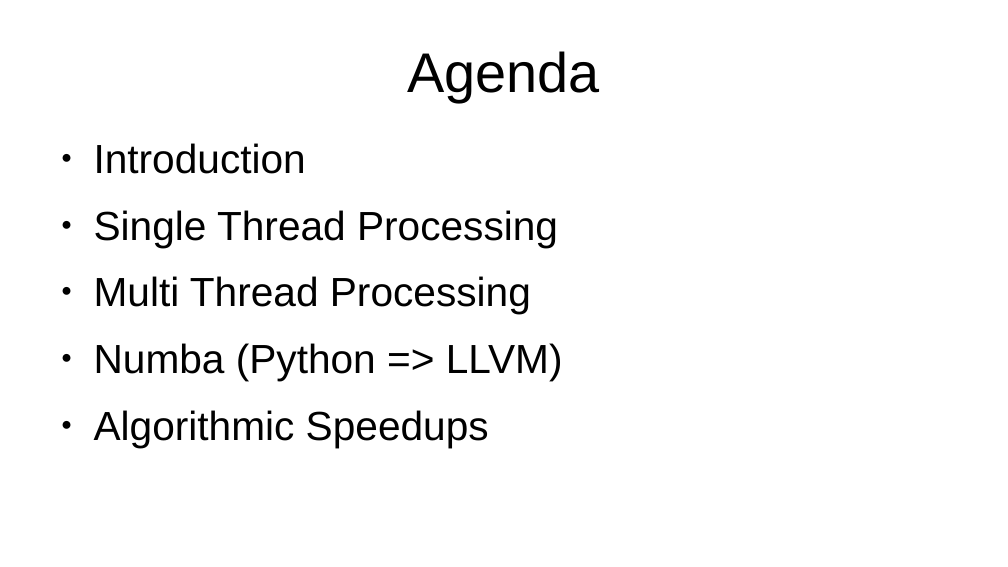
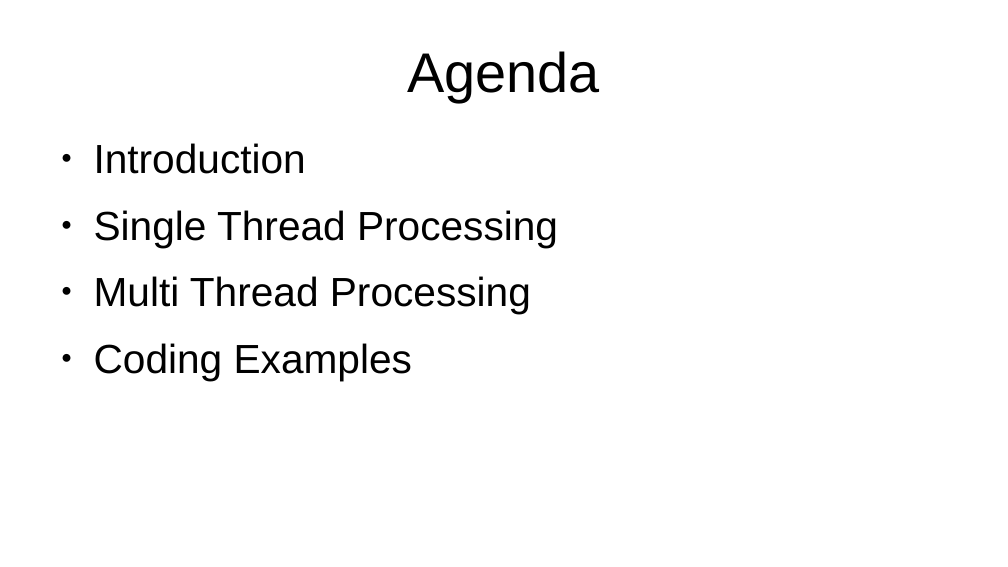
Before and after one commit to connor-makowski/pycelerator, a slide deck: slide 2 of pycelerator.odp. Drawn at 1008x567 pixels with LibreOffice and Linux fonts; fonts in the diff are those of the drawing. Boxes give left, top, right and bottom in pixels: in the first picture for what was removed or moved away, otherwise in the second. Text is boxed around its words. In the diff, an @@ line names an element or a change of style, - is before the commit and + after.

```diff
--- a/pycelerator.odp
+++ b/pycelerator.odp
@@ text at bbox=[94, 343, 412, 381]: text changed @@
-● Numba (Python => LLVM)
-● Algorithmic Speedups
+● Coding Examples
```
Also in this commit, not shown: 13 slides added, 2 slides removed, 5 other files.
